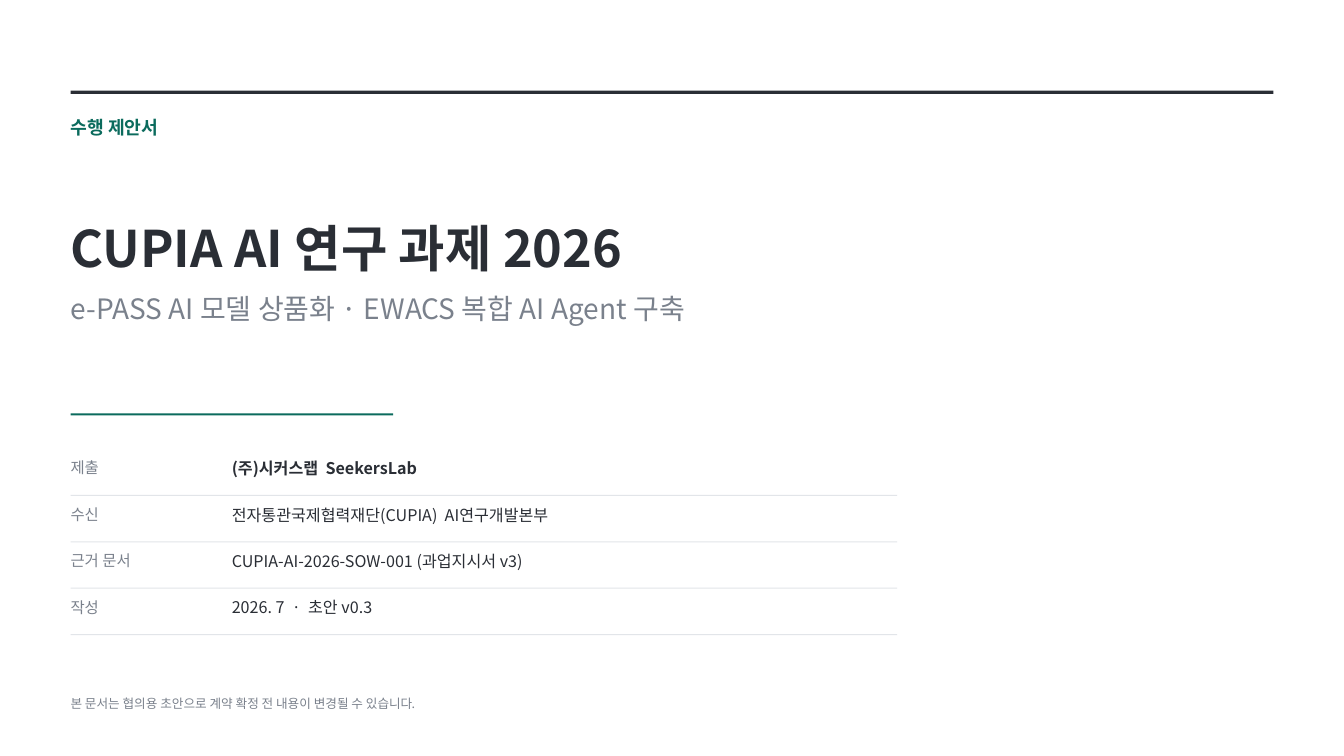
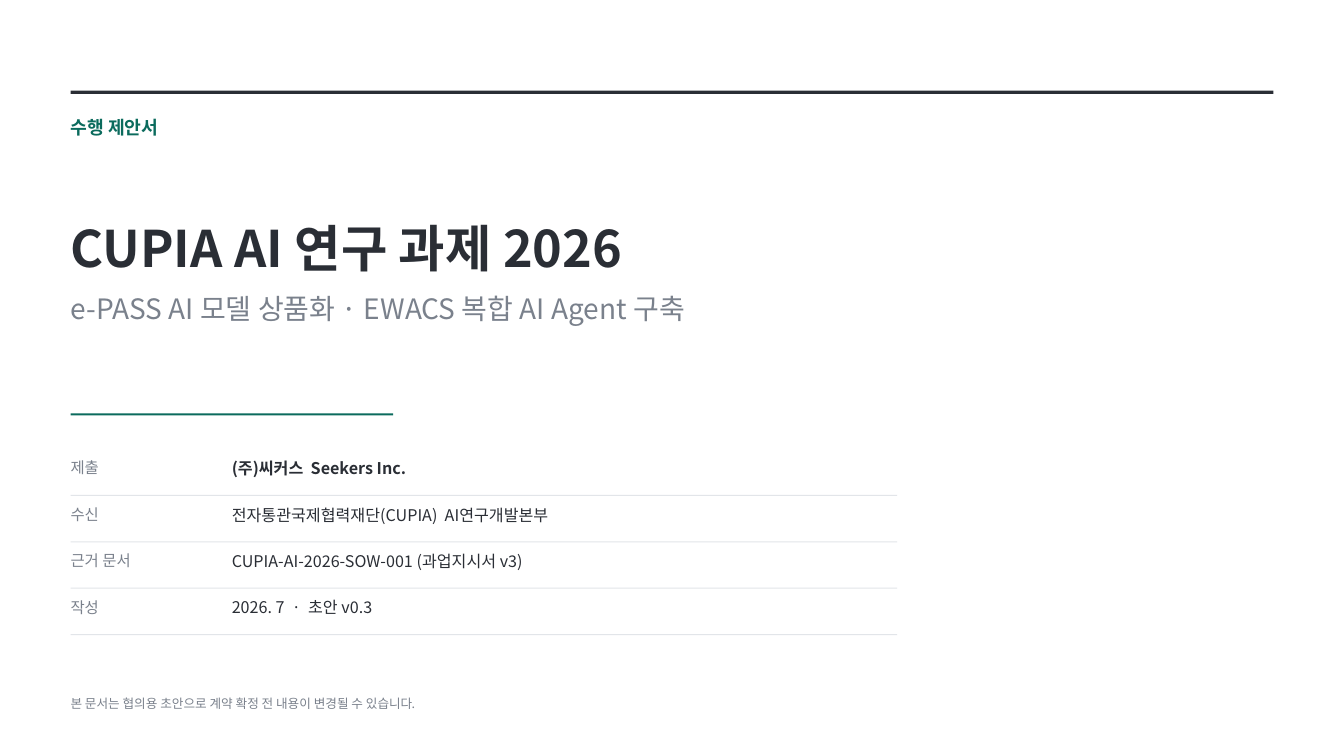
Before and after one commit to fankh/external-projects, a slide deck: slide 1 of cupia-ai-research/docs/01_제안서/PROPOSAL_CUPIA_AI_연구과제_2026_v0.3.pptx. Drawn at 1344x756 pixels with LibreOffice and Linux fonts; fonts in the diff are those of the drawing. Boxes give left, top, right and bottom in pixels: in the first picture for what was removed or moved away, otherwise in the second. Text is boxed around its words. In the diff, an @@ line names an element or a change of style, - is before the commit and + after.

```diff
--- a/cupia-ai-research/docs/01_제안서/PROPOSAL_CUPIA_AI_연구과제_2026_v0.3.pptx
+++ b/cupia-ai-research/docs/01_제안서/PROPOSAL_CUPIA_AI_연구과제_2026_v0.3.pptx
@@ text at (232, 460, 406, 477): text changed @@
-(주)시커스랩 SeekersLab
+(주)씨커스 Seekers Inc.
```
Also in this commit, not shown: 11 other slides changed, 9 other files.
